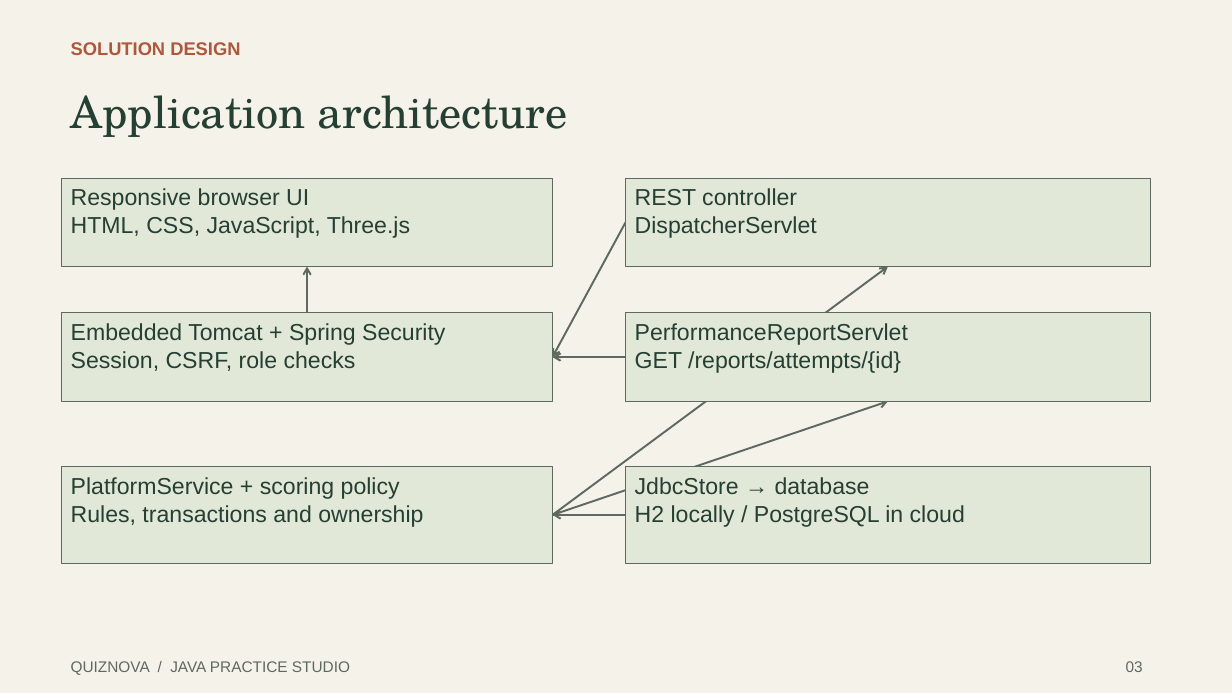
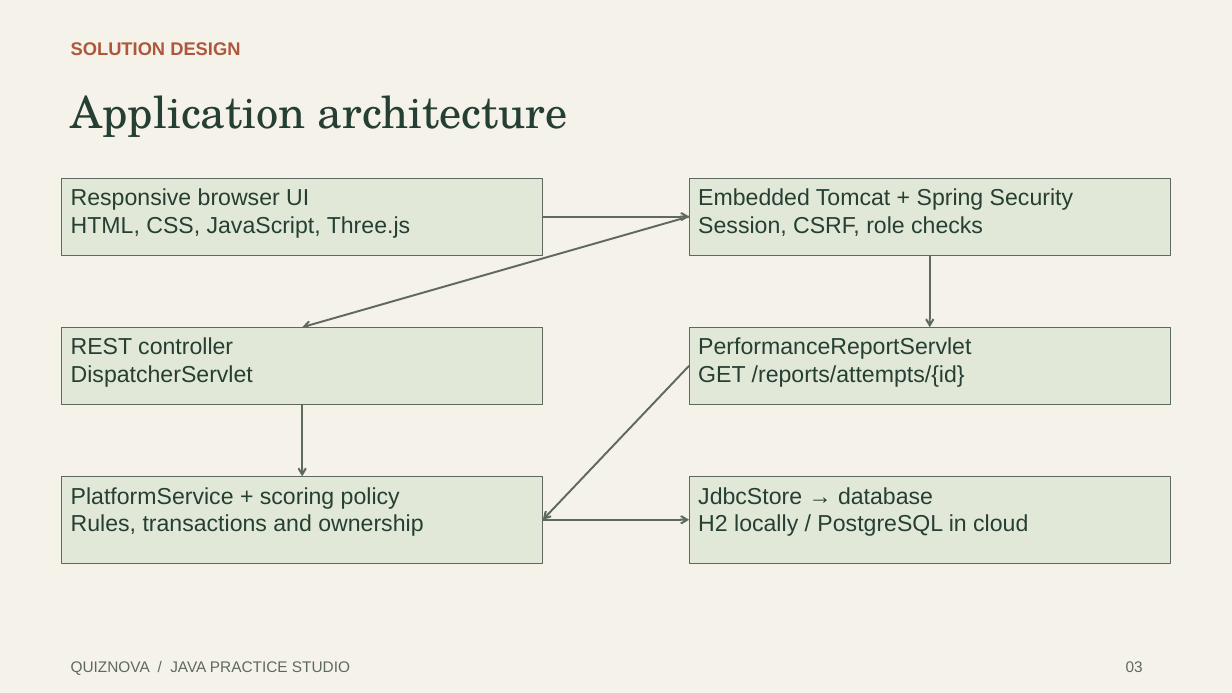
Before and after one commit to muskanbuilds11/java-online-quiz-platform, a slide deck: slide 3 of docs/presentation/QuizNova-Review-1.pptx. Drawn at 1232x693 pixels with LibreOffice and Linux fonts; fonts in the diff are those of the drawing. Boxes give left, top, right and bottom in pixels: in the first picture for what was removed or moved away, otherwise in the second. Text is boxed around its words. In the diff, an @@ line names an element or a change of style, - is before the commit and + after.

```diff
--- a/docs/presentation/QuizNova-Review-1.pptx
+++ b/docs/presentation/QuizNova-Review-1.pptx
@@ rectangle "Responsive browser UI": place and size @@
-rectangle "Responsive browser UI" at bbox=[62, 178, 553, 267]
+rectangle "Responsive browser UI" at bbox=[62, 178, 543, 255]
@@ rectangle "Embedded Tomcat + Spring Security": place and size @@
-rectangle "Embedded Tomcat + Spring Security" at bbox=[62, 313, 553, 402]
+rectangle "Embedded Tomcat + Spring Security" at bbox=[689, 178, 1171, 255]
@@ arrow moved from (553, 357) - (626, 223) to (689, 216) - (302, 327) @@
@@ arrow (689, 216) - (302, 327): arrowheads changed @@
@@ arrow moved from (307, 267) - (307, 313) to (543, 216) - (689, 216) @@
@@ arrow (543, 216) - (689, 216): arrowheads changed @@
@@ arrow moved from (553, 357) - (626, 357) to (930, 255) - (930, 327) @@
@@ arrow (930, 255) - (930, 327): arrowheads changed @@
@@ rectangle "REST controller": place and size @@
-rectangle "REST controller" at bbox=[626, 178, 1151, 267]
+rectangle "REST controller" at bbox=[62, 327, 543, 404]
@@ rectangle "PerformanceReportServlet": place and size @@
-rectangle "PerformanceReportServlet" at bbox=[626, 313, 1151, 402]
+rectangle "PerformanceReportServlet" at bbox=[689, 327, 1171, 404]
@@ arrow moved from (888, 401) - (553, 515) to (689, 366) - (543, 519) @@
@@ arrow (689, 366) - (543, 519): arrowheads changed @@
@@ arrow moved from (888, 267) - (553, 515) to (302, 405) - (302, 477) @@
@@ arrow (302, 405) - (302, 477): arrowheads changed @@
@@ rectangle "PlatformService + scoring policy": place and size @@
-rectangle "PlatformService + scoring policy" at bbox=[62, 467, 553, 563]
+rectangle "PlatformService + scoring policy" at bbox=[62, 477, 543, 564]
@@ rectangle "JdbcStore → database": place and size @@
-rectangle "JdbcStore → database" at bbox=[626, 467, 1151, 563]
+rectangle "JdbcStore → database" at bbox=[689, 477, 1171, 564]
@@ arrow moved from (553, 515) - (626, 515) to (543, 519) - (689, 519) @@
@@ arrow (543, 519) - (689, 519): arrowheads changed @@
```
Also in this commit, not shown: 3 other slides changed, 1 slide added, 2 other files.
